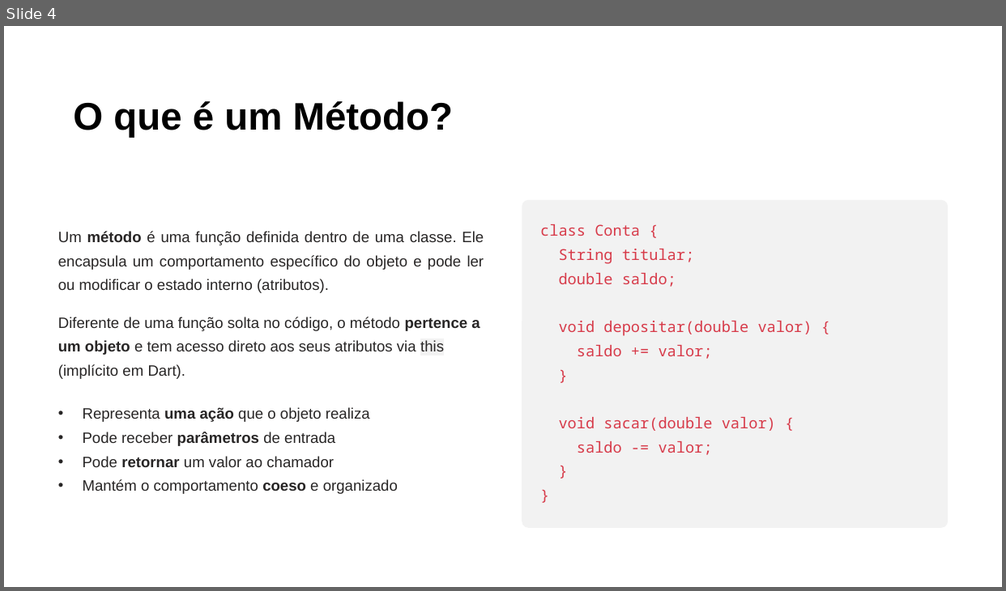
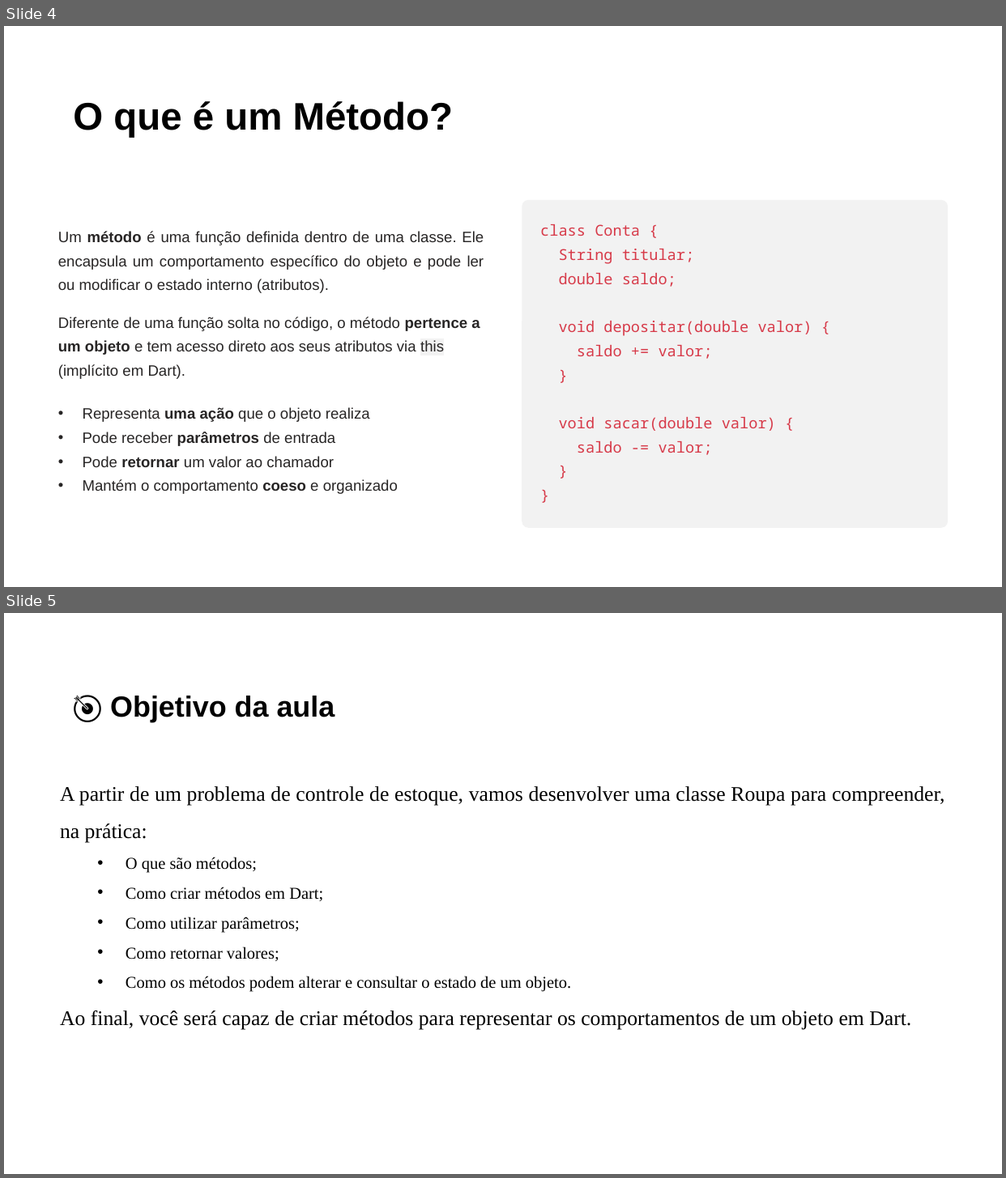
Before and after one commit to PedroMiho/UMC, a slide deck: ENGENHARIA DE SOFTWARE/Desenvolvimento de Aplicações/Pedro/Aula 04 - Métodos e Encapsulamento/Metodos-e-Encapsulamento-em-Dart.pptx. Shown one above the other, each under a label of ours: slide 4 before the commit, slides 4 and 5 after it. The pictures are 1006x591 and 1006x1178 pixels, drawn with LibreOffice and Linux fonts; fonts in the diff are those of the drawing; background and template pictures are left out. Boxes give left, top, right and bottom in pixels: in the first picture for what was removed or moved away, otherwise in the second. Text is boxed around its words. In the diff, an @@ line names an element or a change of style, - is before the commit and + after.

```diff
--- a/ENGENHARIA DE SOFTWARE/Desenvolvimento de Aplicações/Pedro/Aula 04 - Métodos e Encapsulamento/Metodos-e-Encapsulamento-em-Dart.pptx
+++ b/ENGENHARIA DE SOFTWARE/Desenvolvimento de Aplicações/Pedro/Aula 04 - Métodos e Encapsulamento/Metodos-e-Encapsulamento-em-Dart.pptx
@@ slide 5 added at (4, 613, 1002, 1174), background #FFFFFF @@
@@ title added at (110, 696, 335, 722), 28 pt, text #000000, bold @@
+🎯 Objetivo da aula
@@ text added at (60, 786, 944, 1029), 20 pt, text #000000 @@
+A partir de um problema de controle de estoque, vamos desenvolver uma classe Roupa para compreender, na prática:
+  • O que são métodos;
+  • Como criar métodos em Dart;
+  • Como utilizar parâmetros;
+  • Como retornar valores;
+  • Como os métodos podem alterar e consultar o estado de um objeto.
+Ao final, você será capaz de criar métodos para representar os comportamentos de um objeto em Dart.
```
Also in this commit, not shown: 6 slides changed, 2 other slides added, 1 other file.
